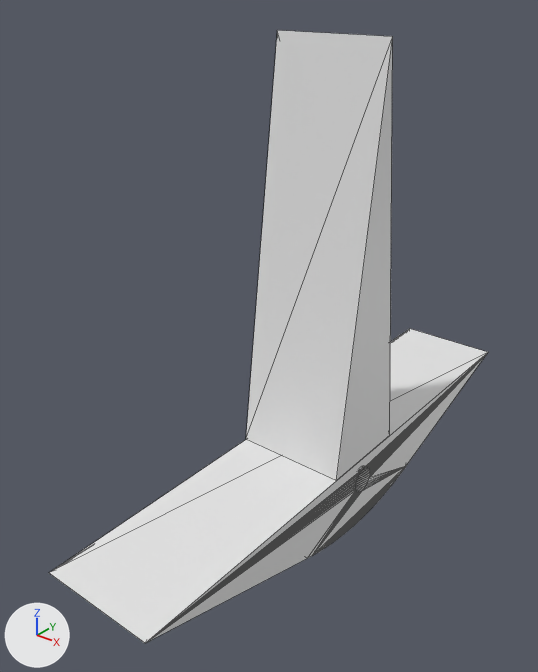
An edit to the glTF model marbleTowerFinalRockerTop.glb, drawn before and after from the same camera.
The view is the same before and after, from a 50 mm lens placed at (3.27, -4.82, 4.1), pointed at (-0.27, -0.39, 1.35). Every picture has the same lights, and +X, +Y and +Z are marked at lower left. Mesh edges are drawn as thin lines.

Names of what the first picture shows: 'rockerBottom', 'rockerTop'.
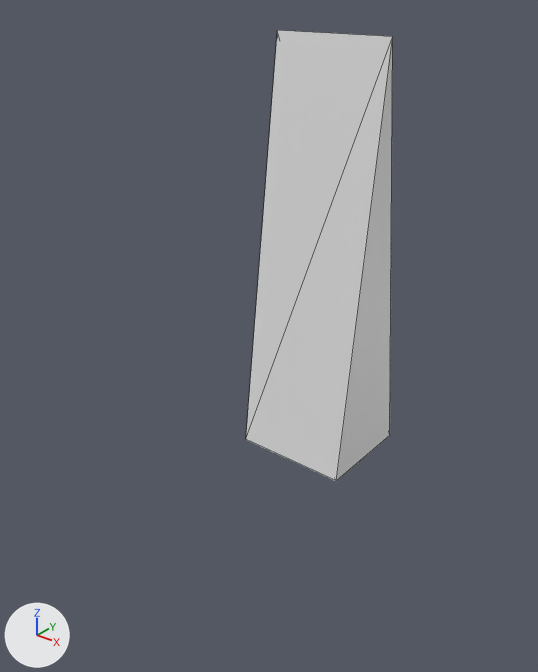
Where the change shows, as pixel boxes [x1, y1, x2, y2] in the pictures (538 x 672 px):
'rockerBottom', deleted
    before: [50, 329, 488, 643]

What the commit changed:
Object 'rockerBottom' (ob_rockerbottom) is deleted.
